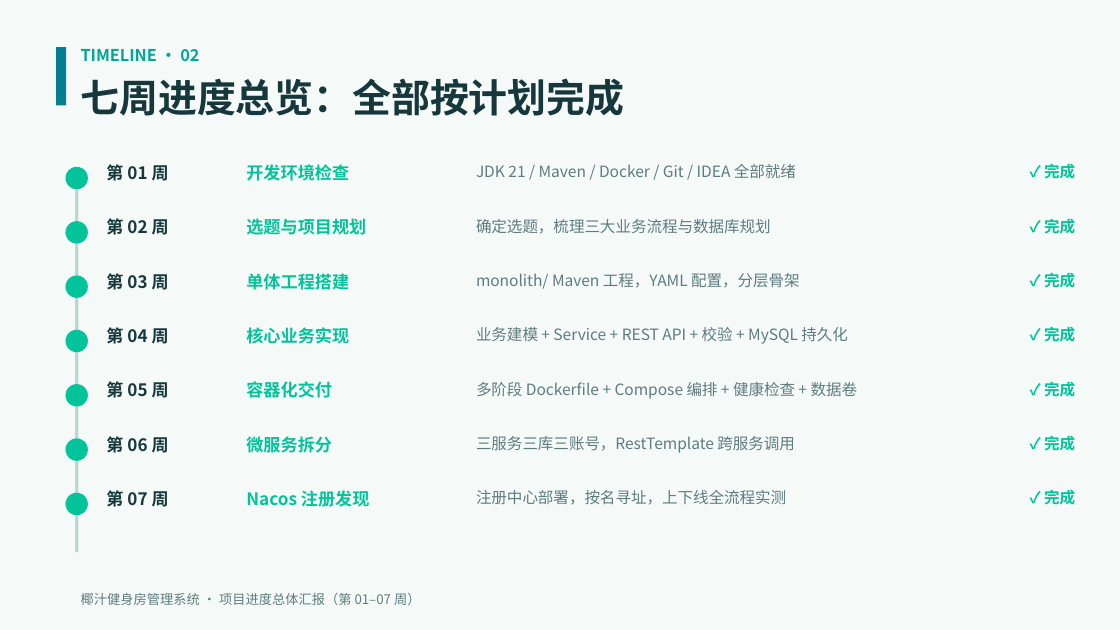
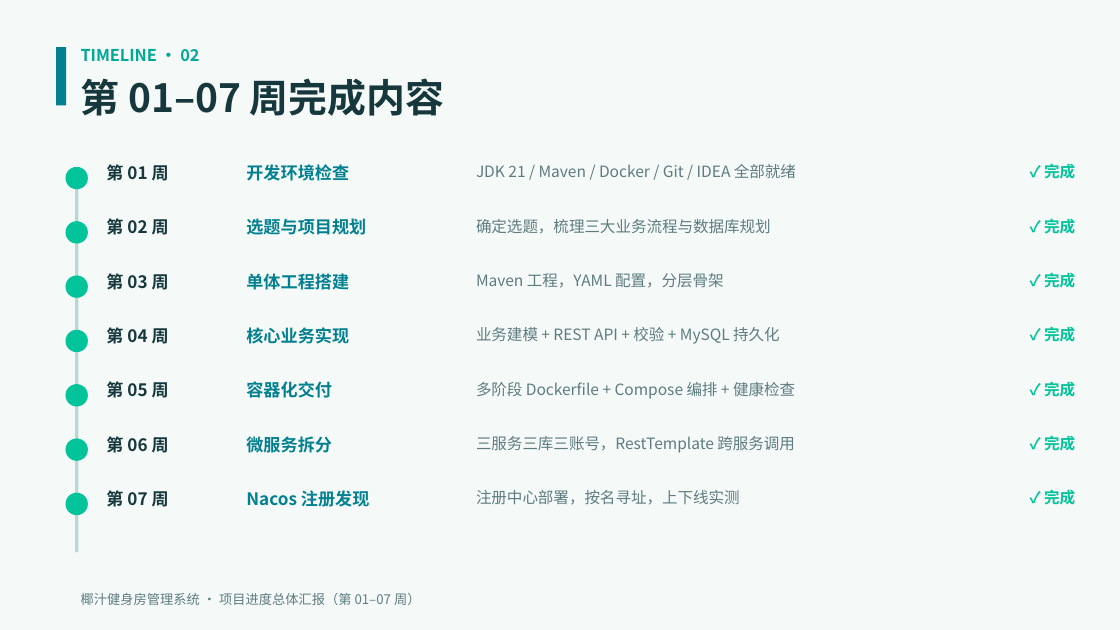
Before and after one commit to lovely7067/Microservices-practice-2412190217, a slide deck: slide 3 of docs/项目进度汇报-第01-07周.pptx. Drawn at 1120x630 pixels with LibreOffice and Linux fonts; fonts in the diff are those of the drawing. Boxes give left, top, right and bottom in pixels: in the first picture for what was removed or moved away, otherwise in the second. Text is boxed around its words. In the diff, an @@ line names an element or a change of style, - is before the commit and + after.

Commit message:
docs: PPT 精简为 7 页——项目介绍、01-07 周概览、关键代码页附真实结果截图（来自 week-06/07 截图库）

```diff
--- a/docs/项目进度汇报-第01-07周.pptx
+++ b/docs/项目进度汇报-第01-07周.pptx
@@ text at (81,78,444,116): text changed @@
-七周进度总览：全部按计划完成
+第 01–07 周完成内容
@@ text at (476,273,724,288): text changed @@
-monolith/ Maven 工程，YAML 配置，分层骨架
+Maven 工程，YAML 配置，分层骨架
@@ text at (476,327,780,344): text changed @@
-业务建模 + Service + REST API + 校验 + MySQL 持久化
+业务建模 + REST API + 校验 + MySQL 持久化
@@ text at (476,382,795,399): text changed @@
-多阶段 Dockerfile + Compose 编排 + 健康检查 + 数据卷
+多阶段 Dockerfile + Compose 编排 + 健康检查
@@ text colour #02C39A to #028090 in 7 elements at (246,164,349,181), (246,218,366,235), (246,273,349,290), (246,327,349,344), (246,381,332,398), (246,436,332,453), (246,490,370,507) @@
@@ text at (476,490,740,505): text changed @@
-注册中心部署，按名寻址，上下线全流程实测
+注册中心部署，按名寻址，上下线实测
```
Also in this commit, not shown: 5 other slides changed, 1 slide added, 5 slides removed.
